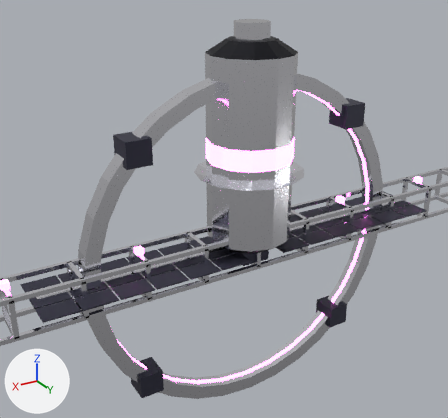
Before and after pictures for a commit that changed the glTF model public/game/worlds/orbital-ring/props.glb.
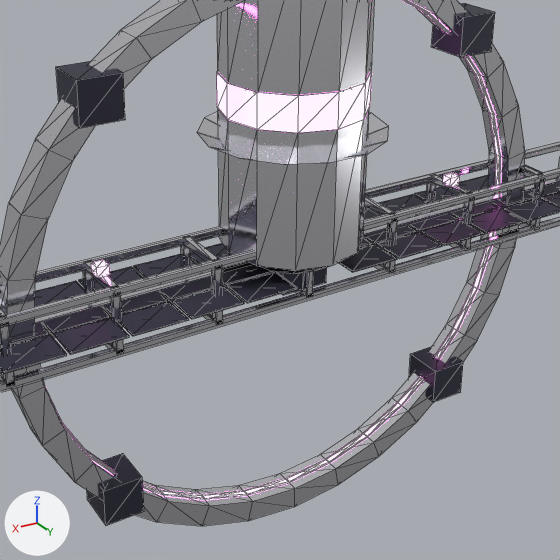
Old and new are each drawn whole from a camera (50 mm lens) standing at (52.5, 79.4, 47.2) and looking at (6.2, 2.3, 8.6) and again close up on the part from 18% to 90% of the width and 23% to 100% of the height. Arrows for +X, +Y and +Z are at lower left; the lights stay in place. The older version's two pictures come first. The close-ups show mesh edges as thin lines. Where no turn or scale is listed for an object, it has been applied to the vertices.

Names of what the first close-up shows: 'dish_0', 'module_0', 'rib_0', 'solar_0', 'truss_0'.
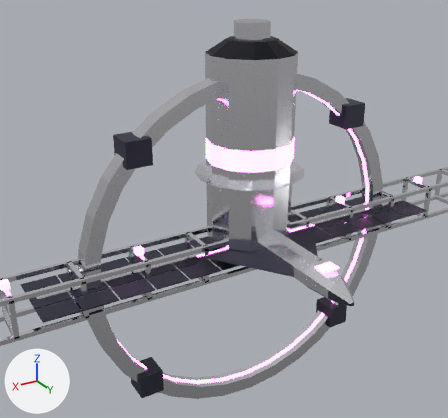
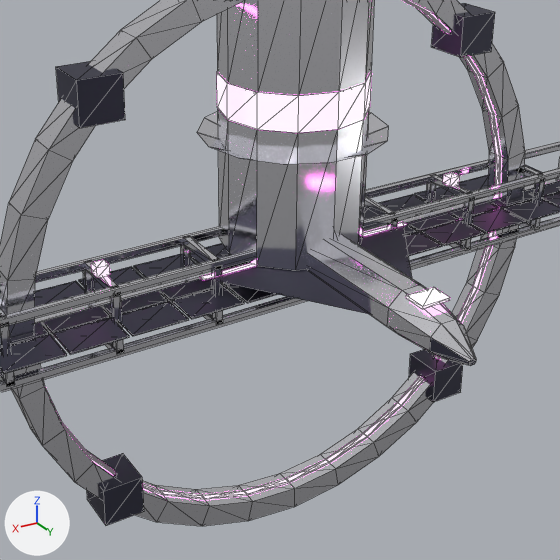
Changed parts and their boxes [x1, y1, x2, y2] in the close-ups (560 x 560 px):
'shuttle_0', added: after [200, 222, 476, 366]
    faces in mat_chrome: [307, 229, 476, 362]
    faces in mat_dark: [209, 226, 476, 366]
    faces in mat_neon: [200, 222, 450, 309]

The edits, one by one:
Mesh me_shuttle_0 is new.
It has 66 vertices, 96 faces and spans x -11.6..11.6, y -13.0..13.0, z -5.5..5.5.
Faces by material slot: [38, 36, 22].
It uses material mat_chrome.
It uses material mat_dark.
It uses material mat_neon.
Object 'shuttle_0' (ob_shuttle_0) is new; it shows me_shuttle_0.
Its location is (0.0, 13.0, 6.04).
